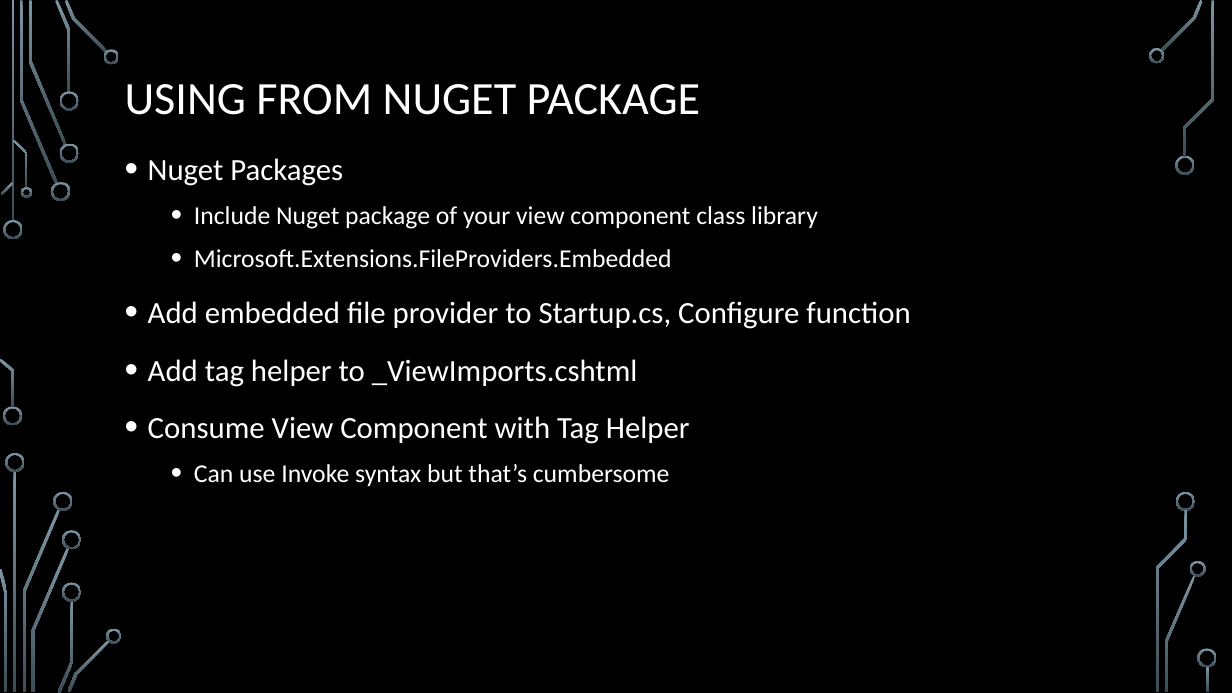
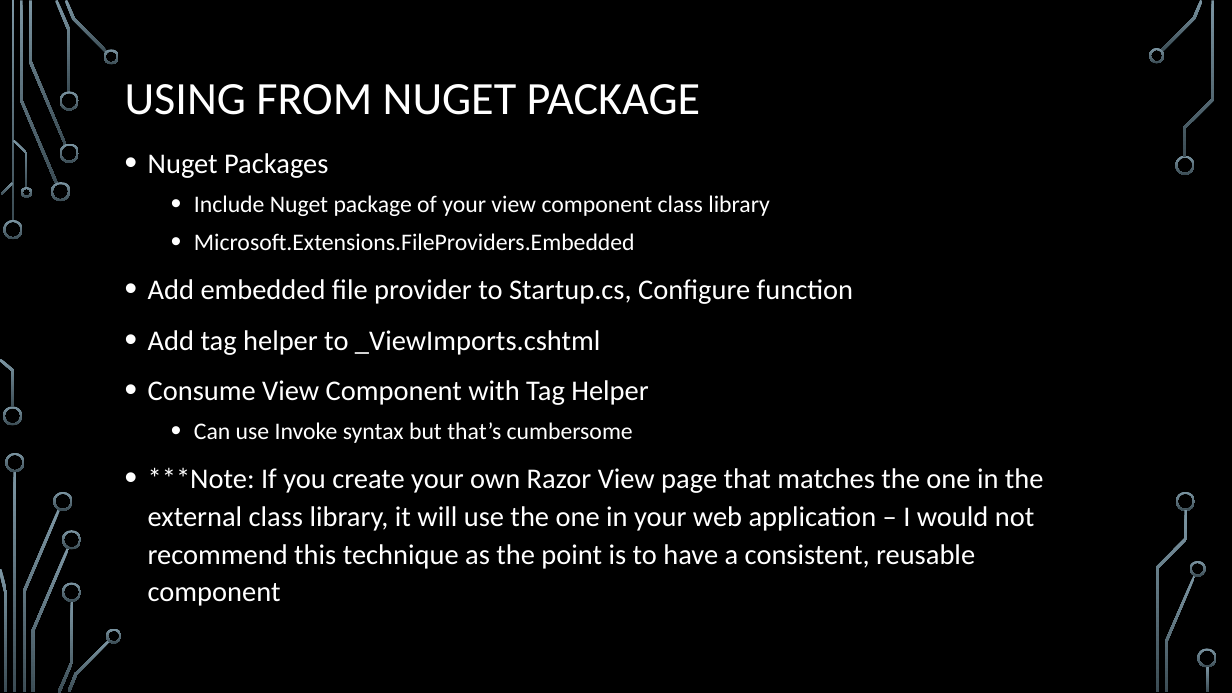
Before and after one commit to annabateman/Slides, a slide deck: slide 9 of View Components in C# core.pptx (slide 8 before the commit). Drawn at 1232x693 pixels with LibreOffice and Linux fonts; fonts in the diff are those of the drawing; background and template pictures are left out. Boxes give left, top, right and bottom in pixels: in the first picture for what was removed or moved away, otherwise in the second. Text is boxed around its words. In the diff, an @@ line names an element or a change of style, - is before the commit and + after.

```diff
--- a/View Components in C# core.pptx
+++ b/View Components in C# core.pptx
@@ text at (148,153,853,443): size 24 to 22.2 pt in "Nuget Packages", "Add embedded file provider to Startup.cs, Configure ...", "Add tag helper to _ViewImports.cshtml", "Consume View Component with Tag Helper"; size 20 to 18.5 pt in "Include Nuget package of your view component ...", "Microsoft.Extensions.FileProviders.Embedded", "Can use Invoke syntax but that’s cumbersome"; line spacing 1.2 to 1.1 @@
@@ text at (148,467,1044,569): paragraph added @@
+• ***Note: If you create your own Razor View page that matches the one in the external class library, it will use the one in your web application – I would not recommend this technique as the point is to have a consistent, reusable component
```
Also in this commit, not shown: 3 other slides changed, 1 slide added.
